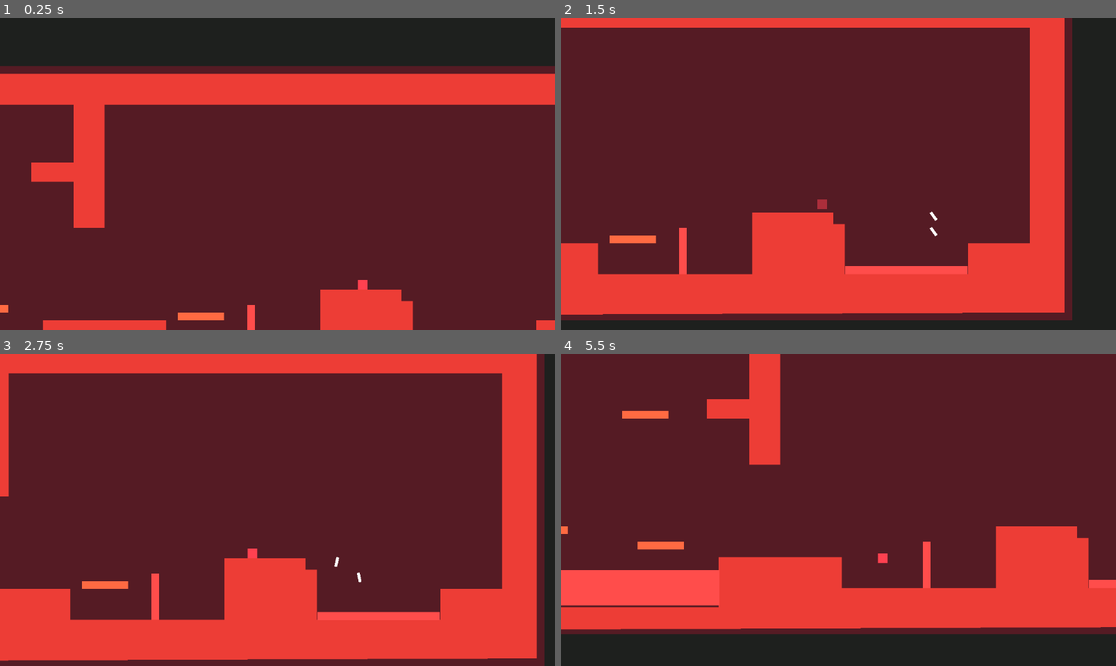
Above: before the commit, frames 1-4 (two rows, left to right).
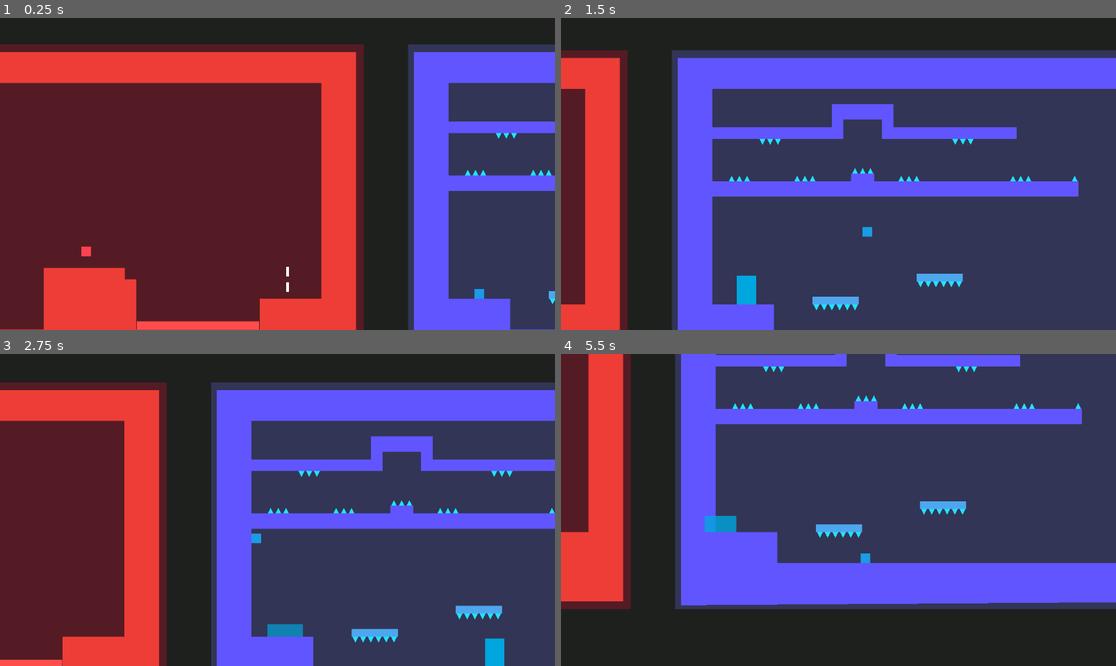
Above: after the commit, the same moments.

Repository: YordanosZt/Jam-Solo-Development
Game: Godot game, scene res://Scenes/world.tscn
Two runs of this game, one before a commit and one after it. Both use one fixed random seed, a clock stepped at 60 frames per second and the inputs below.
Inputs:
- Up to frame 1 (0.25 s): no input
- Up to frame 2 (1.5 s): hold D (move_right) from 0.53 s (still down); tap Shift (ability) at 0.6, 1.35 s; tap Space (jump) at 0.77 s
- Up to frame 3 (2.75 s): tap Space (jump) at 1.52 s; release D (move_right) at 2.03 s; hold A (move_left) from 2.03 s (still down); tap Shift (ability) at 2.1 s
- Up to frame 4 (5.5 s): tap Shift (ability) every 0.75 s from 2.85 to 5.1 s; tap Space (jump) at 3.02, 3.77, 4.52 s; release A (move_left) at 4.28 s; hold D (move_right) from 4.28 s (still down)

The runs differ from the first frame. In frame 1, 53% of the frame differs, in the area x 0-100%, y 8-100%; in frame 2, 94%, in the area x 0-100%, y 0-100%; in frame 3, 84%; in frame 4, 85%.

Commit message:
spiky platforms

Diff:
--- /dev/null
+++ b/Entities/Traps/ice/spiky_platforms.gd
@@ -0,0 +1,35 @@
+extends StaticBody2D
+
+var can_spin: bool = false
+var rot_speed: float = 300.0
+var dxn: int = 1
+@onready var return_timer = $ReturnTimer
+@onready var start_spin_timer = $StartSpinTimer
+
+func _physics_process(delta):
+	if can_spin:
+		spin(delta)
+
+func spin(delta) -> void:
+	rotation_degrees += dxn * rot_speed * delta
+
+	if rotation_degrees >= 180.0:
+		rotation_degrees = 180.0
+		can_spin = false
+		return_timer.start()
+		dxn = -1
+	if rotation_degrees <= 0:
+		rotation_degrees = 0
+		can_spin = false
+		dxn = 1
+
+func _on_check_player_body_entered(body):
+	start_spin_timer.start()
+
+
+func _on_return_timer_timeout():
+	can_spin = true
+
+
+func _on_start_spin_timer_timeout():
+	can_spin = true
--- /dev/null
+++ b/Entities/Traps/ice/spiky_platforms.tscn
@@ -0,0 +1,68 @@
+[gd_scene load_steps=6 format=3 uid="uid://bc2fqxx0k4eqq"]
+
+[ext_resource type="Script" path="res://Entities/Traps/ice/spiky_platforms.gd" id="1_n0sdl"]
+[ext_resource type="PackedScene" uid="uid://cnddv6x2kwfrb" path="res://Entities/Traps/ice/ice_spikes.tscn" id="1_r10v3"]
+
+[sub_resource type="BoxMesh" id="BoxMesh_fi11y"]
+
+[sub_resource type="RectangleShape2D" id="RectangleShape2D_fvk7p"]
+size = Vector2(96, 16)
+
+[sub_resource type="RectangleShape2D" id="RectangleShape2D_4ge3n"]
+size = Vector2(80, 8)
+
+[node name="SpikyPlatforms" type="StaticBody2D"]
+script = ExtResource("1_n0sdl")
+
+[node name="Visuals" type="MeshInstance2D" parent="."]
+modulate = Color(0.297067, 0.654583, 0.935926, 1)
+scale = Vector2(96, 16)
+mesh = SubResource("BoxMesh_fi11y")
+
+[node name="CollisionShape2D" type="CollisionShape2D" parent="."]
+shape = SubResource("RectangleShape2D_fvk7p")
+
+[node name="Spikes" type="Node2D" parent="."]
+
+[node name="IceSpikes" parent="Spikes" instance=ExtResource("1_r10v3")]
+position = Vector2(-40, 8)
+rotation = -3.14159
+
+[node name="IceSpikes2" parent="Spikes" instance=ExtResource("1_r10v3")]
+position = Vector2(-24, 8)
+rotation = -3.14159
+
+[node name="IceSpikes3" parent="Spikes" instance=ExtResource("1_r10v3")]
+position = Vector2(-8, 8)
+rotation = -3.14159
+
+[node name="IceSpikes4" parent="Spikes" instance=ExtResource("1_r10v3")]
+position = Vector2(8, 8)
+rotation = -3.14159
+
+[node name="IceSpikes5" parent="Spikes" instance=ExtResource("1_r10v3")]
+position = Vector2(24, 8)
+rotation = -3.14159
+
+[node name="IceSpikes6" parent="Spikes" instance=ExtResource("1_r10v3")]
+position = Vector2(40, 8)
+rotation = -3.14159
+
+[node name="check_player" type="Area2D" parent="."]
+collision_layer = 0
+collision_mask = 2
+
+[node name="CollisionShape2D" type="CollisionShape2D" parent="check_player"]
+position = Vector2(0, -12)
+shape = SubResource("RectangleShape2D_4ge3n")
+
+[node name="ReturnTimer" type="Timer" parent="."]
+one_shot = true
+
+[node name="StartSpinTimer" type="Timer" parent="."]
+wait_time = 0.5
+one_shot = true
+
+[connection signal="body_entered" from="check_player" to="." method="_on_check_player_body_entered"]
+[connection signal="timeout" from="ReturnTimer" to="." method="_on_return_timer_timeout"]
+[connection signal="timeout" from="StartSpinTimer" to="." method="_on_start_spin_timer_timeout"]
--- a/Scenes/world.tscn
+++ b/Scenes/world.tscn
@@ -8,19 +8,20 @@
 [ext_resource type="PackedScene" uid="uid://bh6llwcvyh62k" path="res://Entities/Traps/fire/burning_platform.tscn" id="6_om4d2"]
 [ext_resource type="PackedScene" uid="uid://ckdflwhi3toxa" path="res://Entities/Traps/fire/spinning_blade.tscn" id="7_spqki"]
 [ext_resource type="PackedScene" uid="uid://cnddv6x2kwfrb" path="res://Entities/Traps/ice/ice_spikes.tscn" id="8_nnea0"]
+[ext_resource type="PackedScene" uid="uid://bc2fqxx0k4eqq" path="res://Entities/Traps/ice/spiky_platforms.tscn" id="9_ly7qb"]
 
 [sub_resource type="BoxMesh" id="BoxMesh_6j7tn"]
 
 [node name="World" type="Node2D"]
 
 [node name="Chick" parent="." instance=ExtResource("1_ymemi")]
-position = Vector2(1696, 520)
+position = Vector2(1416, 488)
 
 [node name="Dude" parent="." instance=ExtResource("2_18qua")]
 position = Vector2(600, 424)
 
 [node name="MainCamera" parent="." instance=ExtResource("3_spg00")]
-players = [NodePath("../Dude"), NodePath("../Chick")]
+players = [NodePath("../Chick"), NodePath("../Dude")]
 
 [node name="Fire Env" type="Node2D" parent="."]
 
@@ -189,3 +190,9 @@
 [node name="IceSpikes4" parent="Ice Env/Hazards" instance=ExtResource("8_nnea0")]
 position = Vector2(2248, 306)
 rotation = -1.57079
+
+[node name="SpikyPlatforms" parent="Ice Env" instance=ExtResource("9_ly7qb")]
+position = Vector2(1608, 504)
+
+[node name="SpikyPlatforms2" parent="Ice Env" instance=ExtResource("9_ly7qb")]
+position = Vector2(1824, 456)
Not shown: 1 places in Scenes/world.tscn that only renumber resources
